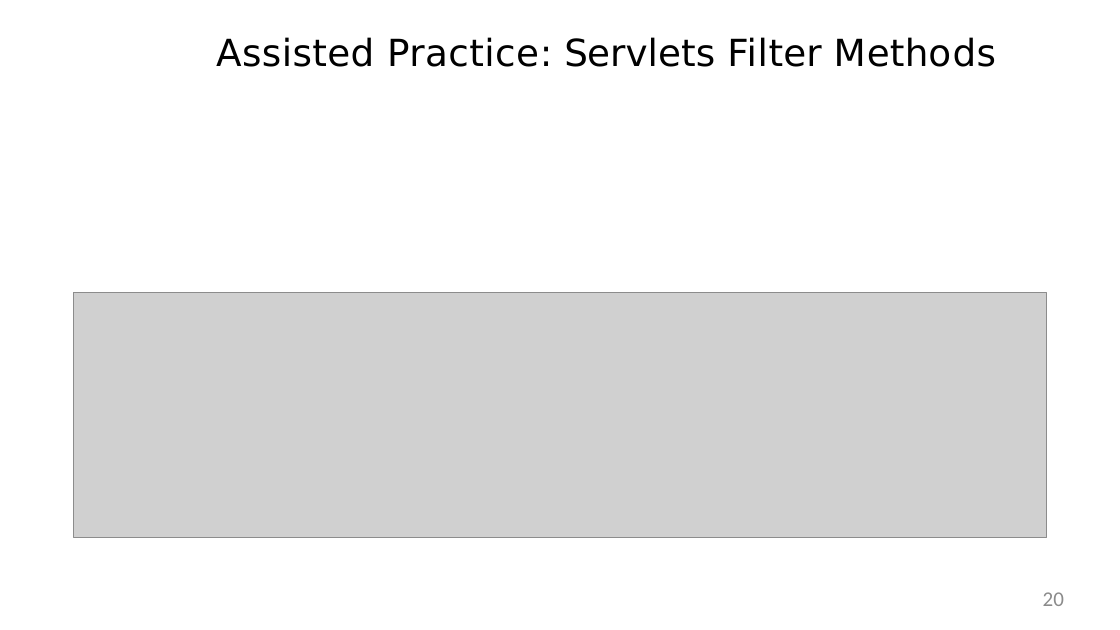
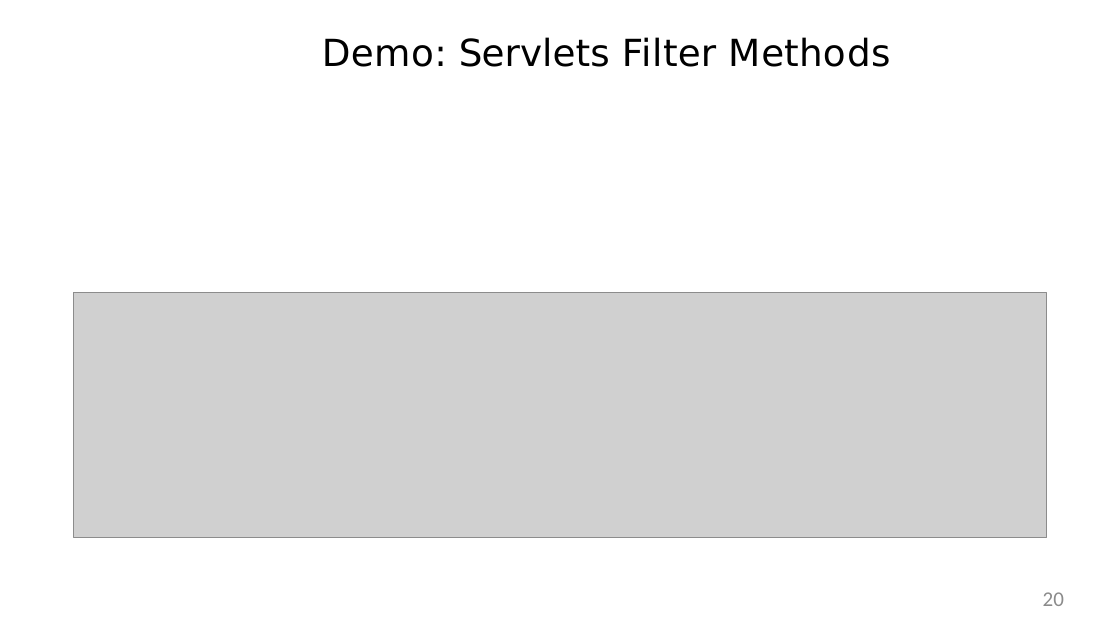
Before and after one commit to StevenJoseph19/Java, a slide deck: slide 20 of Day 9 & 10/1. Servlets/Slides/5. Intercepting HTTP Request with Filters/5-java-servlets-m5.pptx. Drawn at 1120x630 pixels with LibreOffice and Linux fonts; fonts in the diff are those of the drawing; grey boxes stand for pictures. Boxes give left, top, right and bottom in pixels: in the first picture for what was removed or moved away, otherwise in the second. Text is boxed around its words. In the diff, an @@ line names an element or a change of style, - is before the commit and + after.

```diff
--- a/Day 9 & 10/1. Servlets/Slides/5. Intercepting HTTP Request with Filters/5-java-servlets-m5.pptx
+++ b/Day 9 & 10/1. Servlets/Slides/5. Intercepting HTTP Request with Filters/5-java-servlets-m5.pptx
@@ title at [322,37,890,67]: text changed @@
-Assisted Practice: Servlets Filter Methods
+Demo: Servlets Filter Methods
```
Also in this commit, not shown: 43 other files.
